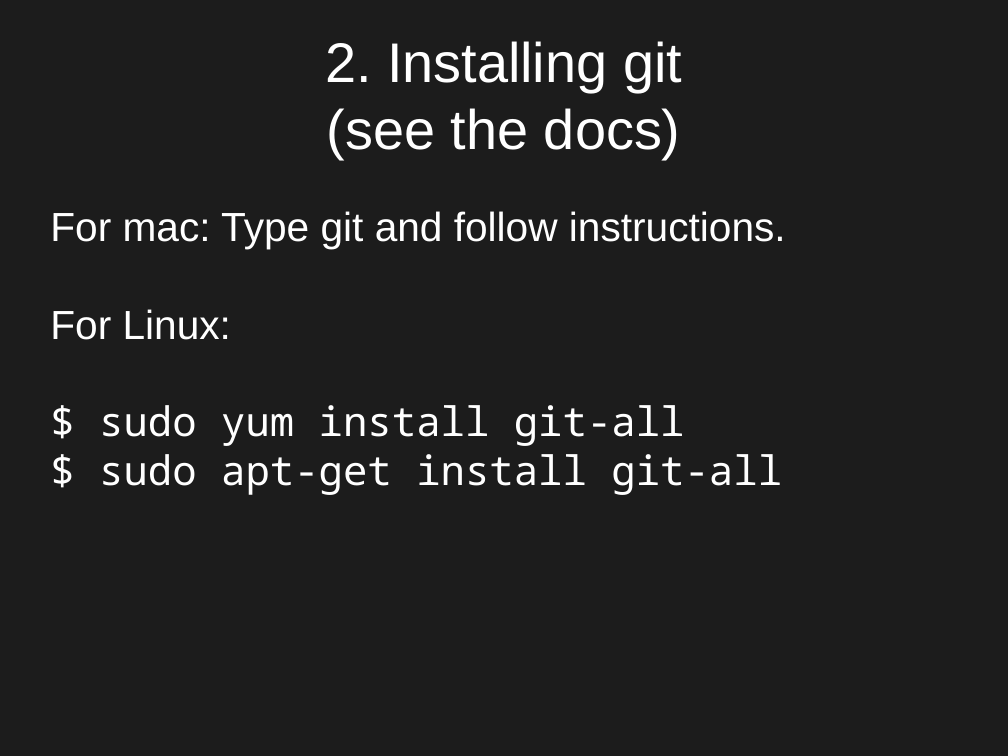
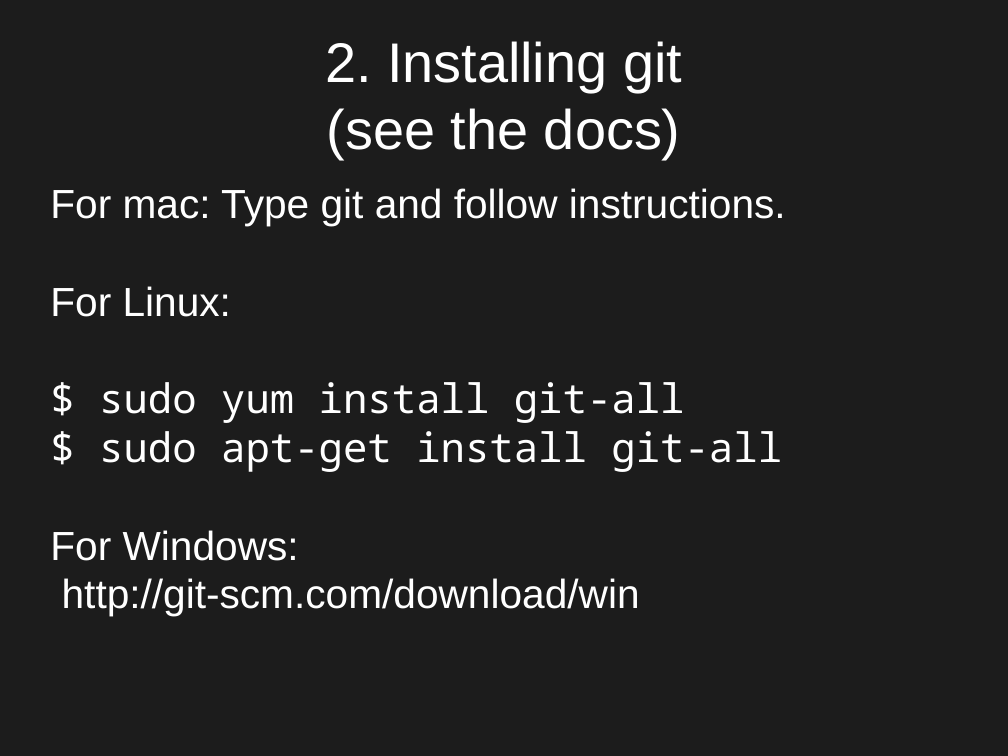
Before and after one commit to jngaravitoc/github_hands_on, a slide deck: slide 10 of git.odp. Drawn at 1008x756 pixels with LibreOffice and Linux fonts; fonts in the diff are those of the drawing. Boxes give left, top, right and bottom in pixels: in the first picture for what was removed or moved away, otherwise in the second. Text is boxed around its words. In the diff, an @@ line names an element or a change of style, - is before the commit and + after.

Commit message:
mergetool + winwdows installation link

```diff
--- a/git.odp
+++ b/git.odp
@@ subtitle "For mac: Type git and ...": place and size @@
-subtitle "For mac: Type git and ..." at bbox=[50, 211, 786, 495]
+subtitle "For mac: Type git and ..." at bbox=[50, 188, 786, 616]
@@ subtitle at bbox=[50, 530, 640, 616]: paragraphs added @@
+For Windows:
+http://git-scm.com/download/win
```
Also in this commit, not shown: 11 other slides changed, 1 slide added, 1 slide removed, 1 other file.
